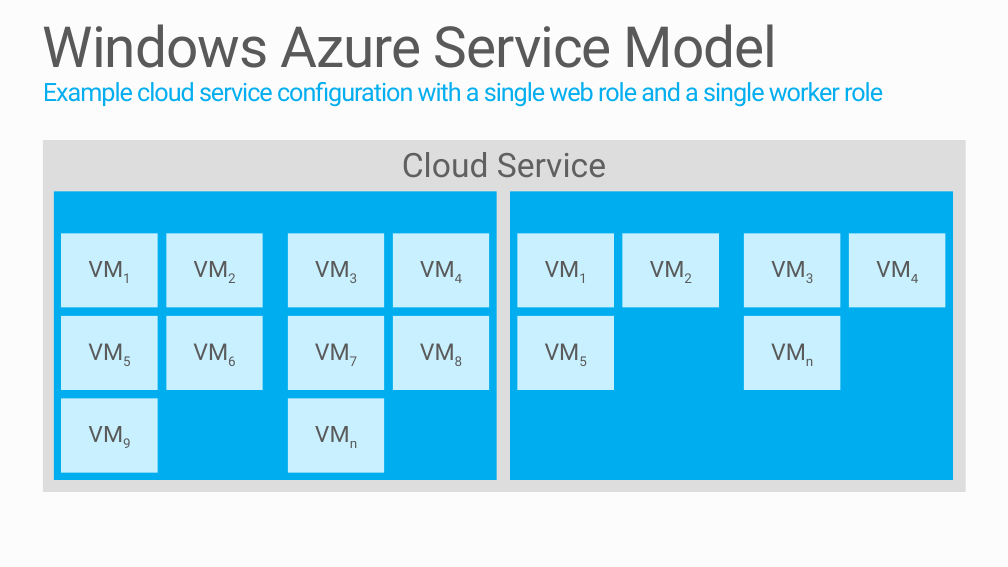
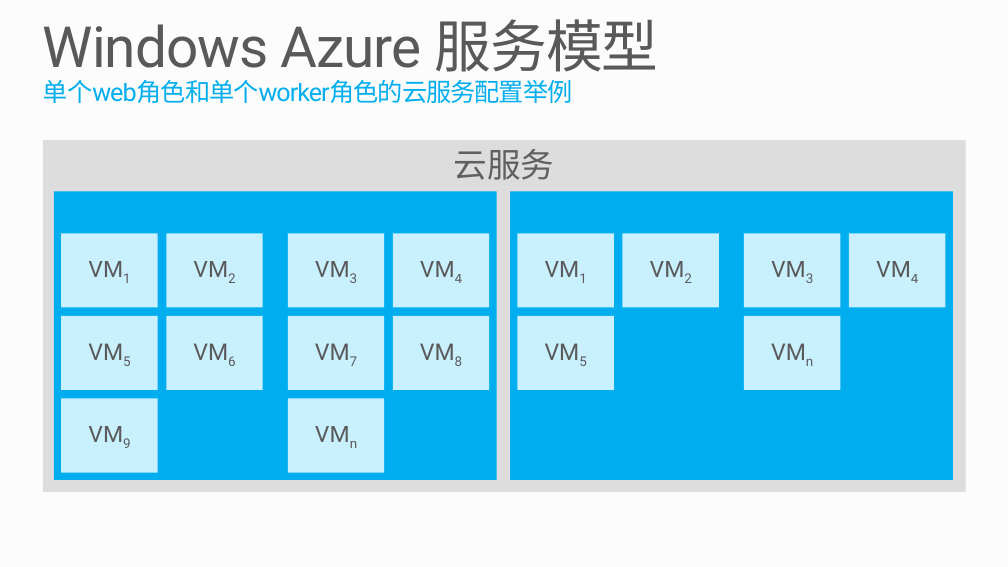
Before and after one commit to shaoshengyong/PRESENTATION-BuildingAppsWithIaaSAndPaaS, a slide deck: slide 4 of BuildingAppsWithIaaSAndPaaS.pptx. Drawn at 1008x567 pixels with LibreOffice and Linux fonts; fonts in the diff are those of the drawing; background and template pictures are left out. Boxes give left, top, right and bottom in pixels: in the first picture for what was removed or moved away, otherwise in the second. Text is boxed around its words. In the diff, an @@ line names an element or a change of style, - is before the commit and + after.

```diff
--- a/BuildingAppsWithIaaSAndPaaS.pptx
+++ b/BuildingAppsWithIaaSAndPaaS.pptx
@@ title at (x1=43, y1=19, x2=659, y2=103): text changed @@
-Windows Azure Service Model
-Example cloud service configuration with a single web role and a single worker role
+Windows Azure 服务模型
+单个web角色和单个worker角色的云服务配置举例
@@ text in rectangle at (x1=454, y1=149, x2=555, y2=180): text changed @@
-Cloud Service
+云服务
```
Also in this commit, not shown: 13 other slides changed, 5 slides added, 5 slides removed, 1 other file.
